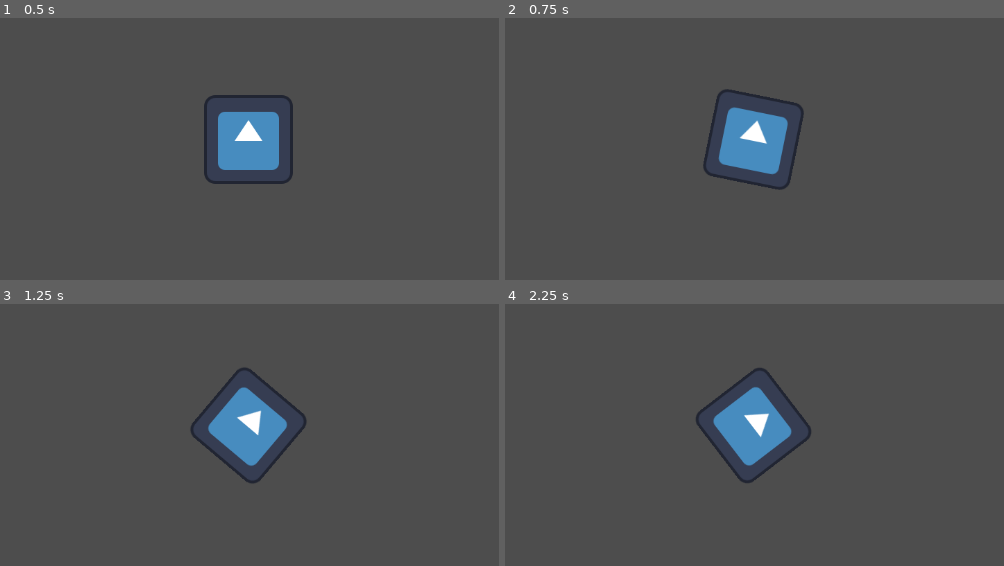
Above: before the commit, frames 1-4 (two rows, left to right).
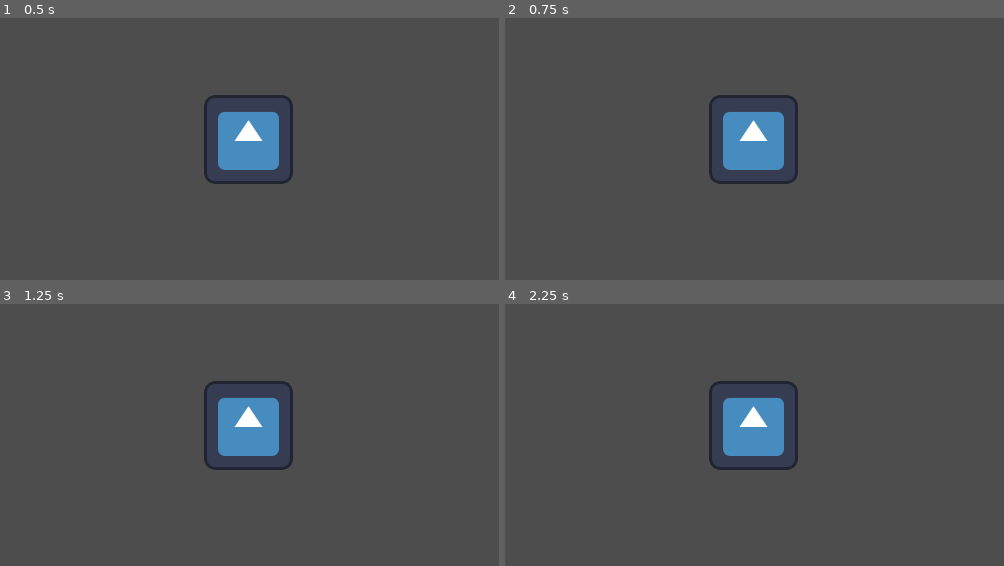
Above: after the commit, the same moments.

Repository: Dolphus2/NordicGameJam2026
Game: Godot game, scene res://scenes/game.tscn
The game is run twice, just before and just after one commit, with the same random seed, the same clock (stepped at 60 frames per second) and the same inputs. The engine's default icon, where the game draws it, is replaced by a stand-in: a white triangle on a blue panel in a dark square.
Inputs (mouse positions are in pixels of both pictures, inside the frame that each line leads up to):
- Up to frame 1 (0.5 s): no input
- Up to frame 2 (0.75 s): tap Enter at 0.5 s; move the mouse to (929, 117) at 0.52 s; hold E (roll_right) from 0.53 s (still down); click (929, 117) at 0.67 s
- Up to frame 3 (1.25 s): keep holding E (roll_right)
- Up to frame 4 (2.25 s): release E (roll_right) at 1.25 s; drag from (594, 448) to (714, 516) at 1.27 s; move the mouse to (834, 327) at 2.02 s; hold E (roll_right) from 2.03 s (still down)

Frame 1 is identical in both runs. In frame 2, 1.7% of the frame differs, in the area x 39-60%, y 27-66%; in frame 3, 2.5%, in the area x 38-62%, y 24-69%; in frame 4, 2.5%.
Error after the commit: Parse Error: There is already a variable named "inter" declared in this scope. (res://scripts/player.gd:40)

Commit message:
no cross

Diff:
--- a/scenes/game.tscn
+++ b/scenes/game.tscn
@@ -6,6 +6,7 @@
 [node name="Game" type="Node2D" unique_id=1375401336]
 
 [node name="Player" parent="." unique_id=1597567515 instance=ExtResource("1_uwrxv")]
+speed = null
 
 [node name="Camera2D" type="Camera2D" parent="Player" unique_id=367364067]
 
--- a/scripts/player.gd
+++ b/scripts/player.gd
@@ -9,11 +9,6 @@
 
 func get_determinant(p1, p2) -> float:
 	return p1.x * p2.y - p2.x * p1.y
-
-func cross(p1 : Vector2, p2 : Vector2, p3 : Vector2) -> float:
-	var p1m3 = p1 - p3
-	var p2m3 = p2 - p3
-	return get_determinant(p1m3, p2m3)
 
 func get_area(points) -> float:
 	var A = 0
@@ -27,20 +22,41 @@
 	return -1
 
 func get_new_points(points : PackedVector2Array, c : Vector2, d : Vector2):
-	var ans = []
+	var inter = []
+	for i in range(points.size()):
+		var a = points[i-1]
+		var b = points[i]
+
+		var oa = get_determinant(d - c, a - c)
+		var ob = get_determinant(d - b, d - c)
+		var oc = get_determinant(a - b, a - c)
+		var od = get_determinant(b - d, b - a)
+
+		if (sgn(oa) != sgn(ob) && sgn(oc) != sgn(od)):
+			inter.append((a * ob - b * oa) / (ob - oa))
+			## Only runs when the lines intersect.
+
+	return inter
+	var inter = []
 	for i in range(points.size()):
 		var a = points[i-1]
 		var b = points[i]
 
 		var oa = cross(d,a,c)
+
+		# get_determinant(d - c, a - c)
 		var ob = cross(d,b,c)
+		# get_determinant(d - b, d - c)
 		var oc = cross(a,b,c)
+		# get_determinant(a - b, a - c)
 		var od = cross(b,d,a)
+		# get_determinant(b - d, b - a)
 
 		if (sgn(oa) != sgn(ob) && sgn(oc) != sgn(od)):
-			ans.append((a * ob - b * oa) / (ob - oa))
+			inter.append((a * ob - b * oa) / (ob - oa))
+			## Only runs when the lines intersect.
 
-	return ans
+	return inter
 
 var flag = true
 
